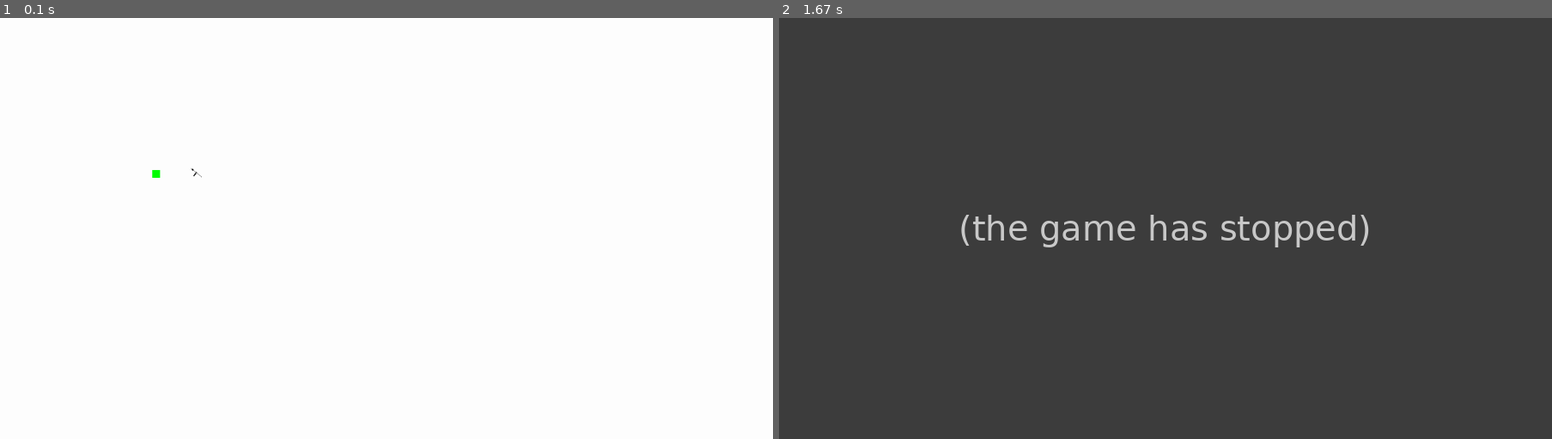
Above: before the commit, frames 1-2 (left to right).
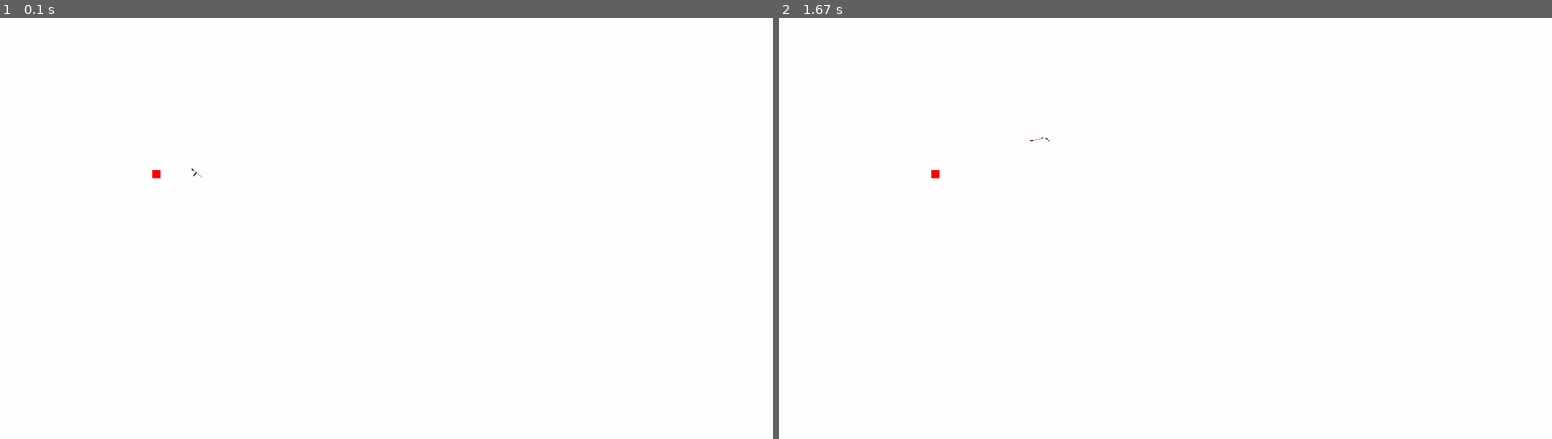
Above: after the commit, the same moments.

Repository: LeBoku/tds
Game: pygame game, started from src/tds.py
Same seed, same stepped clock (60 frames per second), same inputs: the game is played once before the commit and once after it.
Inputs (mouse positions are in pixels of both pictures, inside the frame that each line leads up to):
- Up to frame 1 (0.1 s): no input
- Up to frame 2 (1.67 s): click (1165, 228) at 0.38 s; hold D 0.67-1.13 s; click (1412, 215) at 0.75 s; hold W 1.17-1.47 s; click (979, 232) at 1.25 s; hold D from 1.5 s (still down); click (925, 165) at 1.58 s

The runs differ from the first frame. In frame 1, less than 0.1% of the frame differs, in the area x 19-21%, y 36-39%; in frame 2, 100%, in the area x 0-100%, y 0-100%.
Error before the commit: TypeError: EventHandler.postCustomEvent() missing 1 required positional argument: 'self' (ev...; the game stopped at 0.4 s (later frames are placeholders)

Commit message:
partial spear attack particles

Diff:
--- a/src/map/characterController.py
+++ b/src/map/characterController.py
@@ -7,6 +7,9 @@
 	def __init__(self, map):
 		super().__init__(map)
 		self._weapon = None
+
+		self.isAttacking = False
+
 		self.moveSetEntityName = "character"
 		self.moveSetController = MoveSetController()
 
--- a/src/map/characters/playerController.py
+++ b/src/map/characters/playerController.py
@@ -23,7 +23,6 @@
 		self.speed = 5
 		self.eventHandler = EventHandler.get()
 
-		self.isAttacking = False
 		self.isStopingMovementAnimation = False
 
 		self.movementKeys = {
--- a/src/map/map/mapController.py
+++ b/src/map/map/mapController.py
@@ -25,7 +25,7 @@
 
 		self.setUpEntities()
 
-		self.showCollisions = False
+		self.showCollisions = True
 		self.collisionColor = (255, 0, 0)
 
 	def setUpDisplayHandler(self):
@@ -91,7 +91,8 @@
 				display.blit(entityDisplay, entityRect.topleft)
 
 		if self.showCollisions:
-			self.particles.append(Particle(self.player.weapon.collisionPolygon, self.collisionColor))
+			if self.player.isAttacking:
+				self.particles.append(Particle(self.player.weapon.collisionPolygon, self.collisionColor))
 
 			for entity in self.collisionEntities:
 				self.particles.append(Particle(entity.collisionPolygon, self.collisionColor))
--- a/src/map/mapEntityController.py
+++ b/src/map/mapEntityController.py
@@ -4,6 +4,7 @@
 from map.base.controller import Controller
 from store.types import Collison
 from map.mapEntityDisplay import MapEntityDisplay
+
 
 class MapEntityController(Controller):
 	def __init__(self, map):
@@ -35,7 +36,7 @@
 		poly = self.collisionPolygon
 		initiatorPolygon = initiator.collisionPolygon
 
-		if (poly is not None) and poly.intersects(initiatorPolygon):
+		if (poly is not None and initiatorPolygon is not None) and poly.intersects(initiatorPolygon):
 			return Collison(initiator, self, initiatorPolygon, poly, poly.intersection(initiatorPolygon))
 
 	def loopCall(self):
--- a/src/map/weapons/spear.py
+++ b/src/map/weapons/spear.py
@@ -1,16 +1,23 @@
 from map.subEntity import SubEntity
+from map.characterController import CharacterController
 
 from store.collisionPoints.weapons import spear as spearCollision
 from store.images.weapons import spear as spearImage
 
 
 class Spear(SubEntity):
-	def __init__(self, name, parent):
+	def __init__(self, name, parent: CharacterController):
 		self.name = name
 		self.parent = parent
-
+		self.character = parent.parent
 		super().__init__(parent.map)
 
-		self.collisionPoints = spearCollision()
+		self.originalCollisionPoints = spearCollision()
 		self.setBaseImage(spearImage())
 		parent.addSubEntity(name, self)
+
+	def display(self):
+		if self.character.isAttacking:
+			self.collisionPoints = self.originalCollisionPoints
+
+		return super().display()
--- a/src/pygameUtil/eventHandling.py
+++ b/src/pygameUtil/eventHandling.py
@@ -77,7 +77,7 @@
 			self.postCustomEvent(subType="KEY_IS_DOWN", key=key, downForLoops=self.pressedKeys[key])
 
 	@staticmethod
-	def postCustomEvent(self, **attrs):
+	def postCustomEvent(**attrs):
 		ev = pygame.event.Event(pygame.locals.USEREVENT, attrs)
 		pygame.event.post(ev)
 
--- a/src/store/types/__init__.py
+++ b/src/store/types/__init__.py
@@ -1,3 +1,3 @@
 from .collision import Collison
-from . import dicts
+from .dicts import DotDict, Particle
 from .offset import Offset
